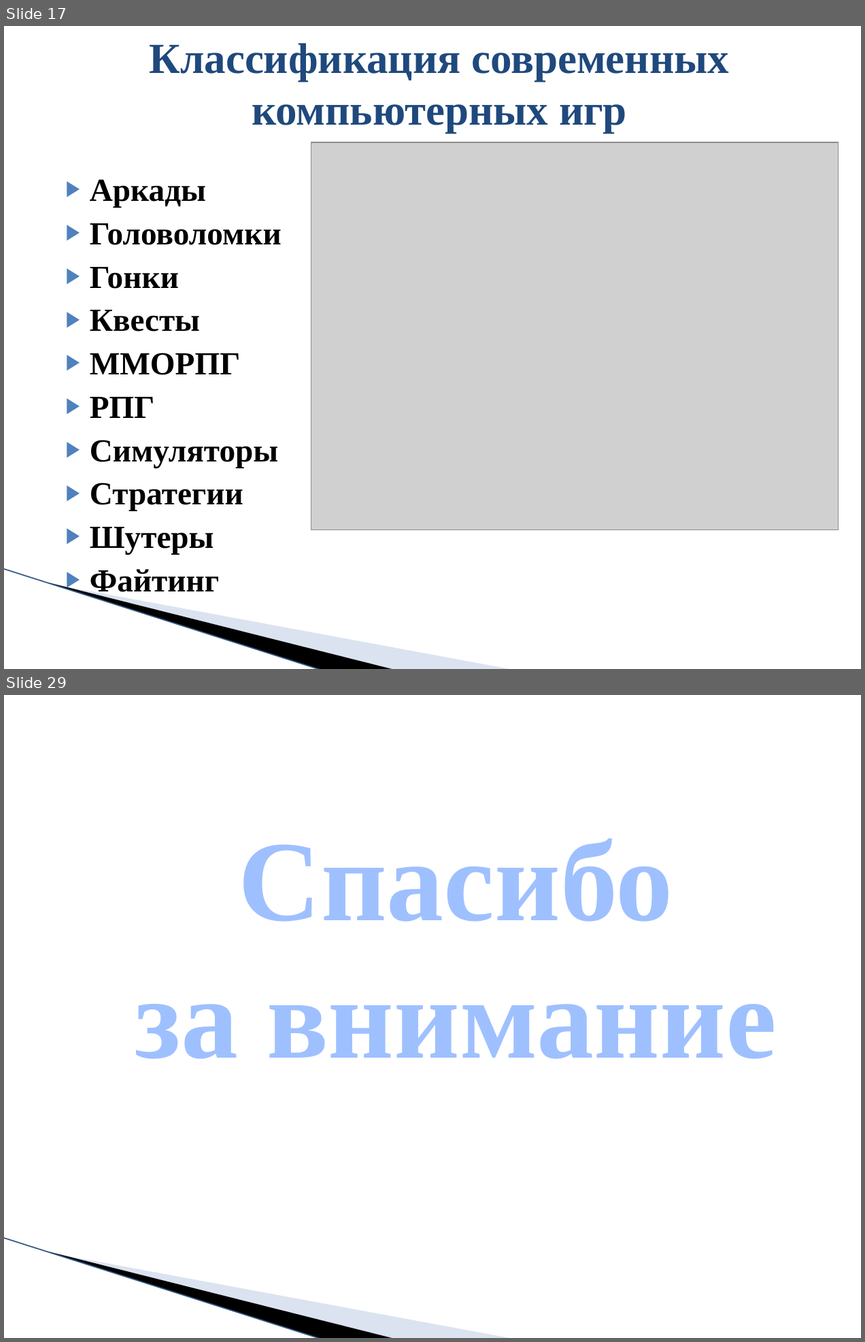
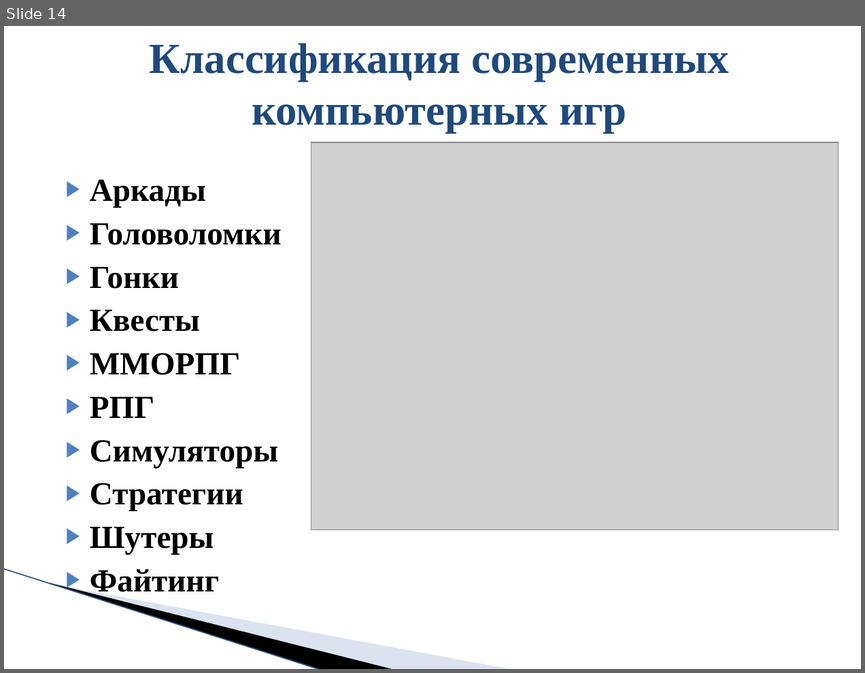
Before and after one commit to AlexanderSokolov69/PyGame_6_7_class, a slide deck: 01. Знакомство/prezentatsiya_igry1.pptx. Shown one above the other, each under a label of ours: slides 17 and 29 before the commit, slide 14 after it; the slides between them are not shown. The pictures are 865x1342 and 865x673 pixels, drawn with LibreOffice and Linux fonts; fonts in the diff are those of the drawing; grey boxes stand for pictures; background and template pictures are left out. Boxes give left, top, right and bottom in pixels: in the first picture for what was removed or moved away, otherwise in the second. Text is boxed around its words. In the diff, an @@ line names an element or a change of style, - is before the commit and + after.

```diff
--- a/01. Знакомство/prezentatsiya_igry1.pptx
+++ b/01. Знакомство/prezentatsiya_igry1.pptx
@@ slide 29 removed at bbox=[4, 695, 861, 1338], background picture (left out); not listed: 3 template elements that a slide beside it also shows @@
@@ text removed at bbox=[135, 838, 776, 1059] @@
-Спасибо
-за внимание
@@ what was slide 17 is now slide 14 @@
```
Also in this commit, not shown: 14 other slides removed.
